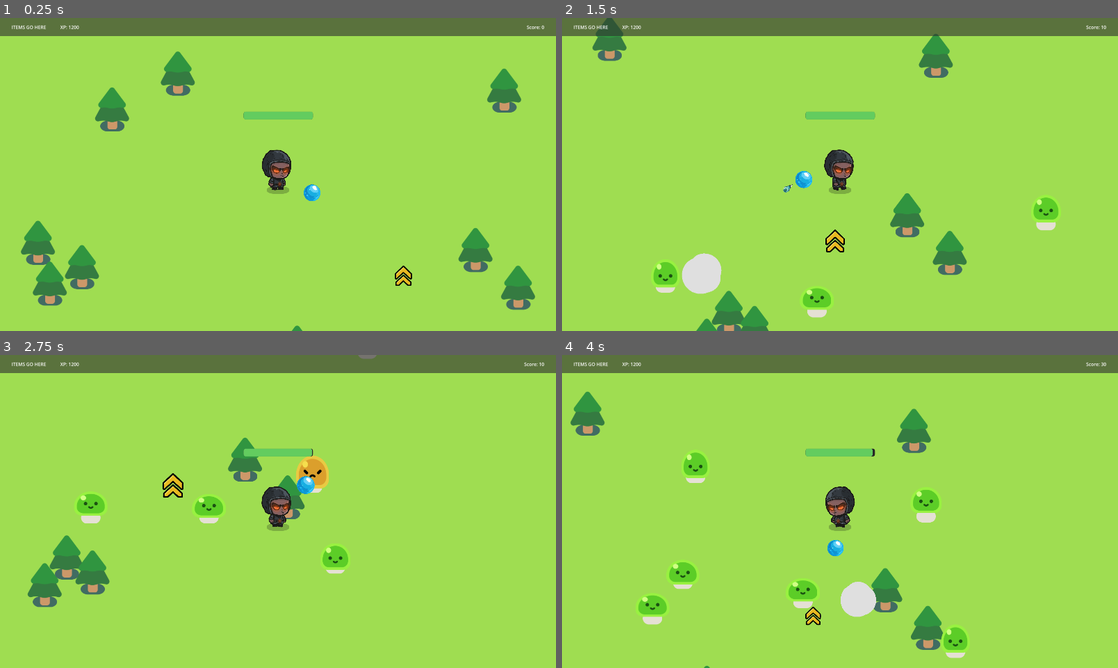
Above: before the commit, frames 1-4 (two rows, left to right).
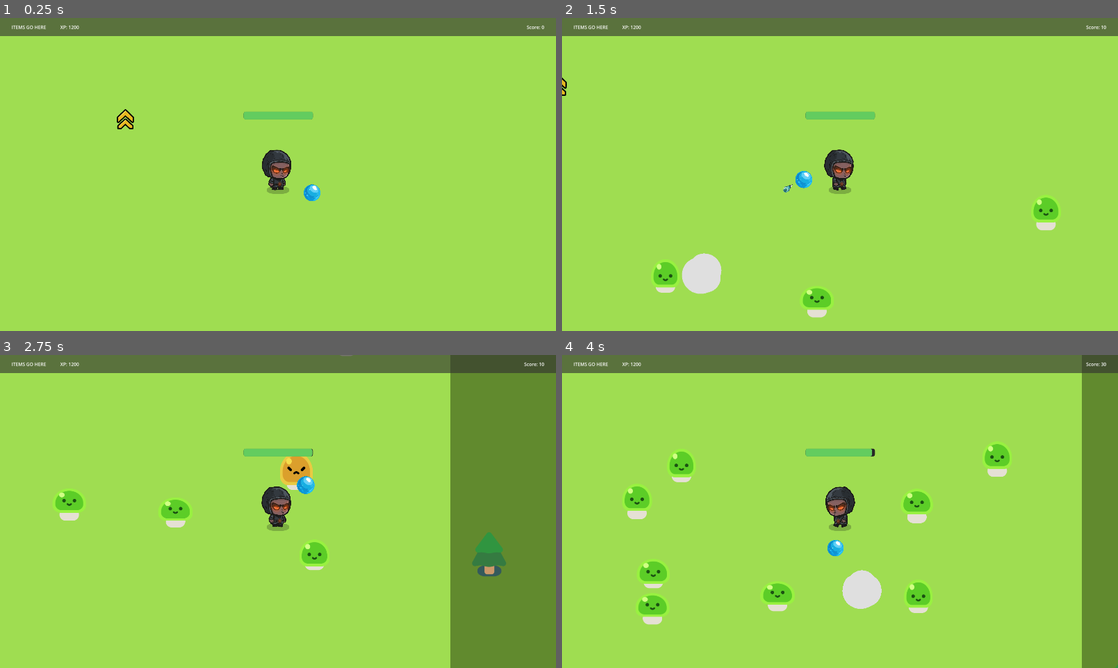
Above: after the commit, the same moments.

Repository: James-Christensen/survivors
Game: Godot game, scene res://Scenes/survivors_game.tscn
Same seed, same stepped clock (60 frames per second), same inputs: the game is played once before the commit and once after it.
Inputs:
- Up to frame 1 (0.25 s): no input
- Up to frame 2 (1.5 s): hold D (move_right) 0.53-1.28 s; hold S (move_down) from 1.28 s (still down)
- Up to frame 3 (2.75 s): release S (move_down) at 2.03 s; hold D (move_right) from 2.03 s (still down)
- Up to frame 4 (4 s): release D (move_right) at 2.78 s; hold W (move_up) 2.78-3.53 s; hold A (move_left) from 3.53 s (still down)

The runs differ from the first frame. In frame 1, 4.8% of the frame differs, in the area x 3-97%, y 10-100%; in frame 2, 3.4%; in frame 3, 24%, in the area x 5-100%, y 0-100%; in frame 4, 13%.

Commit message:
Refactor player state and add world boundaries
Refactored the player script to use a PlayerState enum for clearer state management and improved animation handling. Updated the player's collision shape to a capsule for better hit detection. Added world boundaries and background layers to the main game scene, repositioned environmental objects, and cleaned up debug prints in GameManager.

Diff:
--- a/2d-project-start/Scenes/player/dark_oracle.gd
+++ b/2d-project-start/Scenes/player/dark_oracle.gd
@@ -1,67 +1,74 @@
 extends CharacterBody2D
 signal health_depleted
+
+enum PlayerState { NORMAL, HURT, DYING }
 
 @onready var sprite = $AnimatedSprite2D
 
 var health = GameManager.health
-var taking_damage = false
-var is_animating = false
+var current_state = PlayerState.NORMAL
+const DAMAGE_RATE = 5.0
 
 func _ready() -> void:
 	sprite.play("idle")
 	sprite.animation_finished.connect(_on_animation_finished)
 
 func _physics_process(delta):
+	if current_state == PlayerState.DYING:
+		return
+
+	handle_movement()
+	handle_damage(delta)
+	update_animation()
+
+func handle_movement():
 	var direction = Input.get_vector("move_left","move_right","move_up","move_down")
 	velocity = direction * 600
 	move_and_slide()
 
-	# Handle animations
-	if direction != Vector2.ZERO:
-		if direction.x != 0:
-			sprite.flip_h = direction.x < 0
+	if direction.x != 0:
+		sprite.flip_h = direction.x < 0
 
-			if taking_damage:
-				sprite.play("hurt")
-			else:
-				sprite.play("walk_right")
-				#sprite.flip_h = direction.x < 0  # Flip if moving left
-		else:
-			if taking_damage:
-				sprite.play("hurt")
-			else:
-				sprite.play("walk_right")  # Or keep current animation
-	else:
-		if taking_damage:
-				sprite.play("hurt")
-		else:
-			sprite.play("idle")
+func handle_damage(delta):
+	var overlapping_mobs = %HurtBox.get_overlapping_bodies()
 
-	const DAMAGE_RATE = 5.0
-	var overlapping_mobs = 	%HurtBox.get_overlapping_bodies()
 	if overlapping_mobs.size() > 0:
 		health -= DAMAGE_RATE * overlapping_mobs.size() * delta
-		taking_damage = true
+		if current_state != PlayerState.HURT:  # Only change state if not already hurt
+			current_state = PlayerState.HURT
 		%ProgressBar.value = health
+
 		if health <= 0:
 			handle_death()
 
+func update_animation():
+	var target_animation = get_target_animation()
+	sprite.play(target_animation)  # Remove the comparison check
+
+func get_target_animation() -> String:
+	match current_state:
+		PlayerState.HURT:
+			return "hurt"
+		PlayerState.DYING:
+			return "die"
+		_: # NORMAL state
+			return "walk_right" if velocity != Vector2.ZERO else "idle"
 
 func handle_death():
+	current_state = PlayerState.DYING
 	set_physics_process(false)
 	print("Player Died")
 	sprite.stop()
 	sprite.play("die")
 
-
 func _on_animation_finished():
-	var current_anim = sprite.animation
-	if current_anim == "die":
-		print("Die Completed:")
-		print("emitting health depleted")
-		health_depleted.emit()
-	elif current_anim == "hurt":
-		print("Hurt Completed:")
-		taking_damage = false
-	else:
-		print("Animation Finished", current_anim)
+	match sprite.animation:
+		"die":
+			print("Die Completed - emitting health depleted")
+			health_depleted.emit()
+		"hurt":
+			print("Hurt Completed")
+			current_state = PlayerState.NORMAL
+			update_animation()  # Force immediate animation update
+		_:
+			print("Animation Finished: ", sprite.animation)
--- a/2d-project-start/Scenes/player/dark_oracle.tscn
+++ b/2d-project-start/Scenes/player/dark_oracle.tscn
@@ -73,8 +73,9 @@
 [ext_resource type="Texture2D" uid="uid://dynrfndoriri8" path="res://characters/dark_oracle/Walking/0_Dark_Oracle_Walking_023.png" id="45_ikps0"]
 [ext_resource type="PackedScene" uid="uid://b4l846ymhal1x" path="res://Scenes/player/orb.tscn" id="46_2pkbs"]
 
-[sub_resource type="CircleShape2D" id="CircleShape2D_kpj7a"]
-radius = 7.07107
+[sub_resource type="CapsuleShape2D" id="CapsuleShape2D_u6yxm"]
+radius = 46.0
+height = 150.0
 
 [sub_resource type="SpriteFrames" id="SpriteFrames_1hboe"]
 animations = [{
@@ -336,8 +337,8 @@
 offset = Vector2(0, 10)
 
 [node name="CollisionShape2D" type="CollisionShape2D" parent="."]
-position = Vector2(0, 8)
-shape = SubResource("CircleShape2D_kpj7a")
+position = Vector2(-1, -9)
+shape = SubResource("CapsuleShape2D_u6yxm")
 
 [node name="AnimatedSprite2D" type="AnimatedSprite2D" parent="."]
 position = Vector2(0, -21)
--- a/2d-project-start/Scenes/survivors_game.tscn
+++ b/2d-project-start/Scenes/survivors_game.tscn
@@ -16,6 +16,11 @@
 [sub_resource type="StyleBoxFlat" id="StyleBoxFlat_l26od"]
 bg_color = Color(0.188235, 0.188235, 0.188235, 0.619608)
 
+[sub_resource type="WorldBoundaryShape2D" id="WorldBoundaryShape2D_eua6o"]
+normal = Vector2(0.999999, -0.00140056)
+
+[sub_resource type="WorldBoundaryShape2D" id="WorldBoundaryShape2D_dfjrj"]
+
 [node name="Game" type="Node2D"]
 y_sort_enabled = true
 script = ExtResource("1_eua6o")
@@ -24,7 +29,42 @@
 wait_time = 0.3
 autostart = true
 
+[node name="Background" type="ColorRect" parent="."]
+z_index = -5
+anchors_preset = 14
+anchor_top = 0.5
+anchor_right = 1.0
+anchor_bottom = 0.5
+offset_left = -495.0
+offset_top = -505.0
+offset_right = 2425.0
+offset_bottom = 1575.0
+grow_horizontal = 2
+grow_vertical = 2
+size_flags_horizontal = 6
+size_flags_vertical = 6
+color = Color(0.623529, 0.866667, 0.317647, 1)
+
+[node name="Background2" type="ColorRect" parent="."]
+z_index = -6
+anchors_preset = 14
+anchor_top = 0.5
+anchor_right = 1.0
+anchor_bottom = 0.5
+offset_left = -966.0
+offset_top = -1000.0
+offset_right = 2954.0
+offset_bottom = 2080.0
+grow_horizontal = 2
+grow_vertical = 2
+size_flags_horizontal = 6
+size_flags_vertical = 6
+color = Color(0.381145, 0.539257, 0.180628, 1)
+
 [node name="Player" parent="." instance=ExtResource("2_dfjrj")]
+position = Vector2(960, 540)
+collision_layer = 5
+collision_mask = 5
 
 [node name="Path2D" type="Path2D" parent="Player"]
 curve = SubResource("Curve2D_cp6e5")
@@ -85,8 +125,10 @@
 
 [node name="Grass" type="CanvasLayer" parent="."]
 layer = -32
+visible = false
 
 [node name="ColorRect" type="ColorRect" parent="Grass"]
+z_index = 1
 anchors_preset = 15
 anchor_right = 1.0
 anchor_bottom = 1.0
@@ -143,41 +185,89 @@
 text = "Score: 100"
 horizontal_alignment = 2
 
-[node name="PineTree" parent="." instance=ExtResource("5_v0jmy")]
-position = Vector2(66, 591)
-
-[node name="PineTree2" parent="." instance=ExtResource("5_v0jmy")]
-position = Vector2(155, 643)
-
-[node name="PineTree3" parent="." instance=ExtResource("5_v0jmy")]
-position = Vector2(-9.99997, 687)
-
-[node name="PineTree4" parent="." instance=ExtResource("5_v0jmy")]
-position = Vector2(682, 254)
-
-[node name="PineTree5" parent="." instance=ExtResource("5_v0jmy")]
-position = Vector2(829, 384)
-
-[node name="PineTree11" parent="." instance=ExtResource("5_v0jmy")]
-position = Vector2(781, -296)
-
-[node name="PineTree6" parent="." instance=ExtResource("5_v0jmy")]
-position = Vector2(-677, 313)
-
-[node name="PineTree7" parent="." instance=ExtResource("5_v0jmy")]
-position = Vector2(-788, 370)
-
-[node name="PineTree8" parent="." instance=ExtResource("5_v0jmy")]
-position = Vector2(-829, 229)
-
-[node name="PineTree9" parent="." instance=ExtResource("5_v0jmy")]
-position = Vector2(-346, -355)
-
-[node name="PineTree10" parent="." instance=ExtResource("5_v0jmy")]
-position = Vector2(-573, -231)
-
 [node name="Powerup" parent="." instance=ExtResource("6_dfjrj")]
 position = Vector2(433, 349)
+collision_layer = 4
+collision_mask = 4
+
+[node name="LeftBoundary" type="StaticBody2D" parent="."]
+position = Vector2(-5, 0)
+
+[node name="CollisionShape2D" type="CollisionShape2D" parent="LeftBoundary"]
+position = Vector2(-500, 540)
+shape = SubResource("WorldBoundaryShape2D_eua6o")
+
+[node name="RightBoundary" type="StaticBody2D" parent="."]
+
+[node name="CollisionShape2D" type="CollisionShape2D" parent="RightBoundary"]
+position = Vector2(2420, 540)
+rotation = 3.13763
+shape = SubResource("WorldBoundaryShape2D_eua6o")
+
+[node name="BottomBoundary" type="StaticBody2D" parent="."]
+
+[node name="CollisionShape2D" type="CollisionShape2D" parent="BottomBoundary"]
+position = Vector2(960, 1580)
+rotation = -6.28319
+shape = SubResource("WorldBoundaryShape2D_dfjrj")
+
+[node name="TopBoundary" type="StaticBody2D" parent="."]
+
+[node name="CollisionShape2D" type="CollisionShape2D" parent="TopBoundary"]
+position = Vector2(960, -500)
+rotation = 1.57961
+shape = SubResource("WorldBoundaryShape2D_eua6o")
+
+[node name="PineTree" parent="." instance=ExtResource("5_v0jmy")]
+position = Vector2(2213, -749)
+
+[node name="PineTree2" parent="." instance=ExtResource("5_v0jmy")]
+position = Vector2(2714, -603)
+
+[node name="PineTree3" parent="." instance=ExtResource("5_v0jmy")]
+position = Vector2(-379, 1701)
+
+[node name="PineTree4" parent="." instance=ExtResource("5_v0jmy")]
+position = Vector2(524, 1888)
+
+[node name="PineTree5" parent="." instance=ExtResource("5_v0jmy")]
+position = Vector2(1428, 1766)
+
+[node name="PineTree6" parent="." instance=ExtResource("5_v0jmy")]
+position = Vector2(2559, 1131)
+
+[node name="PineTree7" parent="." instance=ExtResource("5_v0jmy")]
+position = Vector2(-697, -863)
+
+[node name="PineTree8" parent="." instance=ExtResource("5_v0jmy")]
+position = Vector2(-746, -456)
+
+[node name="PineTree9" parent="." instance=ExtResource("5_v0jmy")]
+position = Vector2(-827, 138)
+
+[node name="PineTree10" parent="." instance=ExtResource("5_v0jmy")]
+position = Vector2(-843, 903)
+
+[node name="PineTree11" parent="." instance=ExtResource("5_v0jmy")]
+position = Vector2(-762, 1522)
+
+[node name="PineTree12" parent="." instance=ExtResource("5_v0jmy")]
+position = Vector2(2152, 1726)
+
+[node name="PineTree13" parent="." instance=ExtResource("5_v0jmy")]
+position = Vector2(2665, 1856)
+
+[node name="PineTree14" parent="." instance=ExtResource("5_v0jmy")]
+position = Vector2(-184, -871)
+
+[node name="PineTree15" parent="." instance=ExtResource("5_v0jmy")]
+position = Vector2(565, -896)
+
+[node name="PineTree16" parent="." instance=ExtResource("5_v0jmy")]
+position = Vector2(1558, -847)
+
+[node name="PineTree17" parent="." instance=ExtResource("5_v0jmy")]
+position = Vector2(882, -944)
 
 [connection signal="timeout" from="Timer" to="." method="_on_timer_timeout"]
 [connection signal="health_depleted" from="Player" to="." method="_on_player_health_depleted"]
--- a/2d-project-start/State/GameManager.gd
+++ b/2d-project-start/State/GameManager.gd
@@ -24,11 +24,8 @@
 
 	# Check for gun upgrades every 50 points
 	var new_upgrade_threshold = score / 50
-	print("Threshold:")
-	print(new_upgrade_threshold)
 
 	if new_upgrade_threshold > last_upgrade_threshold:
-		print("Gun Upgrading")
 		upgrade_gun()
 		last_upgrade_threshold = new_upgrade_threshold
 
@@ -45,7 +42,6 @@
 
 func reset_game():
 	print("GM reset game")
-
 	health = 100.0
 	reset_score()
 
@@ -56,8 +52,3 @@
 		bullet_range += 100
 	if bullet_speed <= max_bullet_speed:
 		bullet_speed += 100
-
-	print("Weapon Stats:")
-	print(damage_amount)
-	print(bullet_range)
-	print(bullet_speed)
Not shown: 1 places in 2d-project-start/Scenes/survivors_game.tscn that only renumber resources
